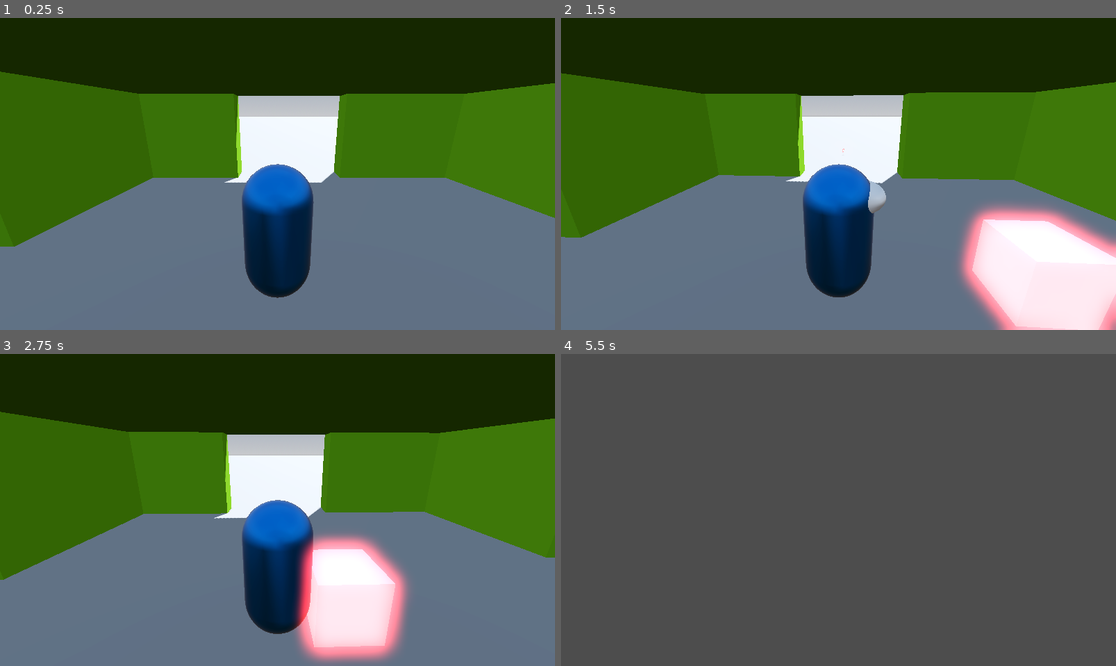
Above: before the commit, frames 1-4 (two rows, left to right).
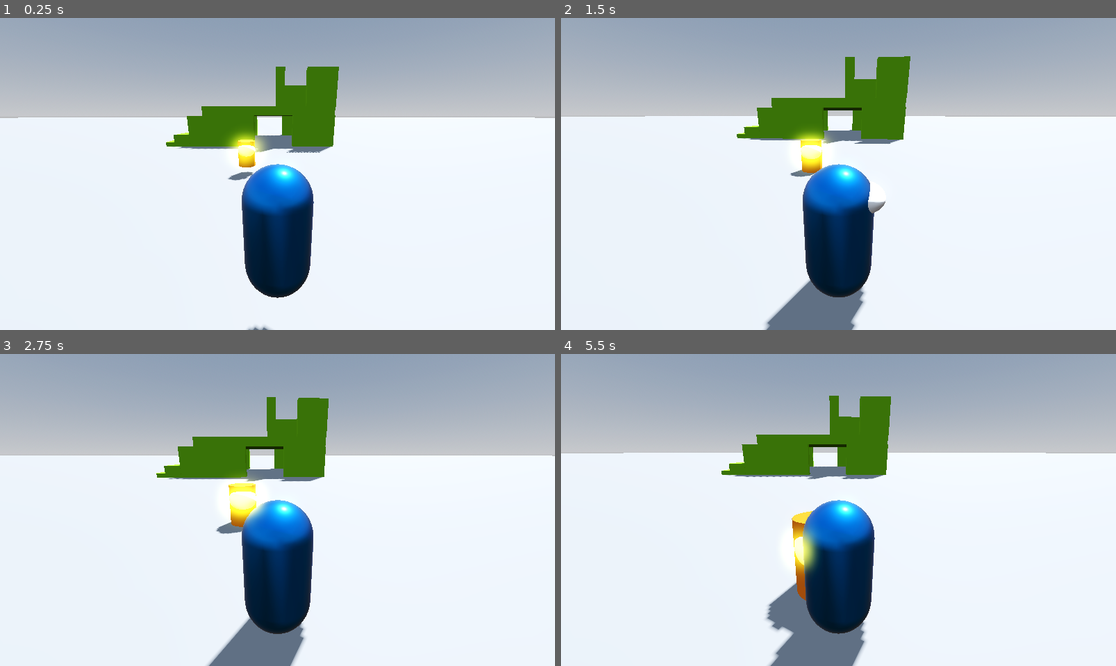
Above: after the commit, the same moments.

Repository: ArmanAmeri/3d-intro
Game: Godot game, scene res://Scenes/main.tscn
The game is run twice, just before and just after one commit, with the same random seed, the same clock (stepped at 60 frames per second) and the same inputs.
Inputs (mouse positions are in pixels of both pictures, inside the frame that each line leads up to):
- Up to frame 1 (0.25 s): no input
- Up to frame 2 (1.5 s): tap Enter (ui_accept) at 0.5, 0.77 s; move the mouse to (866, 174) at 0.52 s; tap A (a) at 0.6 s; tap D (d) at 0.8, 1.35 s; move the mouse to (810, 174) at 1.27 s
- Up to frame 3 (2.75 s): tap Enter (ui_accept) at 1.52 s; tap S (s) at 1.55, 2.1 s; move the mouse to (288, 503) at 2.02 s; tap W (w) at 2.3 s
- Up to frame 4 (5.5 s): move the mouse to (832, 516) at 2.77 s; tap W (w) at 2.85, 5.3 s; tap Enter (ui_accept) at 3.02, 3.77, 4.52 s; tap A (a) at 3.05, 3.6 s; move the mouse to (877, 513) at 3.52 s; tap D (d) at 3.8, 4.35 s; move the mouse to (794, 506) at 4.27 s; tap S (s) at 4.55, 5.1 s; move the mouse to (844, 510) at 5.02 s

The runs differ from the first frame. In frame 1, 93% of the frame differs, in the area x 0-100%, y 0-100%; in frame 2, 85%; in frame 3, 89%; in frame 4, 100%.
Error before the commit: Invalid access to property or key 'position' on a base object of type 'previously freed'. (res://Scenes/rangad_anamey.gd:30)

Commit message:
lasers now hurt

Diff:
--- a/Scenes/laser.tscn
+++ b/Scenes/laser.tscn
@@ -44,4 +44,5 @@
 transform = Transform3D(0.970701, 0, 0, 0, -4.24307e-08, -0.970701, 0, 0.970701, -4.24307e-08, 0, 0, 0)
 shape = SubResource("CylinderShape3D_0ajo7")
 
+[connection signal="body_entered" from="." to="." method="_on_body_entered"]
 [connection signal="timeout" from="Utilities/Timer" to="." method="_on_timer_timeout"]
--- a/Scenes/main.tscn
+++ b/Scenes/main.tscn
@@ -1,8 +1,7 @@
-[gd_scene load_steps=9 format=3 uid="uid://dihy6wuibgplv"]
+[gd_scene load_steps=8 format=3 uid="uid://dihy6wuibgplv"]
 
 [ext_resource type="PackedScene" uid="uid://buce3731mh8jo" path="res://Scenes/player.tscn" id="1_al1kw"]
-[ext_resource type="PackedScene" uid="uid://diiu8sy85tg4f" path="res://Scenes/anemy.tscn" id="3_45jyr"]
-[ext_resource type="PackedScene" uid="uid://bo4qc0s6sn8hr" path="res://Scenes/rangad_anamey.tscn" id="3_mgvyx"]
+[ext_resource type="PackedScene" uid="uid://du3w2mg154swb" path="res://Scenes/rangad_anamey.tscn" id="3_mgvyx"]
 
 [sub_resource type="ProceduralSkyMaterial" id="ProceduralSkyMaterial_psyh5"]
 sky_horizon_color = Color(0.64625, 0.65575, 0.67075, 1)
@@ -34,6 +33,7 @@
 shadow_enabled = true
 
 [node name="CharacterBody3D" parent="." instance=ExtResource("1_al1kw")]
+transform = Transform3D(1, 0, 0, 0, 1, 0, 0, 0, 1, 1.9616, 2.1005, 29.1224)
 
 [node name="NavigationRegion3D" type="NavigationRegion3D" parent="."]
 navigation_mesh = SubResource("NavigationMesh_ddp6h")
@@ -143,6 +143,3 @@
 transform = Transform3D(1, 0, 0, 0, -4.37114e-08, 1, 0, -1, -4.37114e-08, 0.95085, 4.5, 0.481711)
 size = Vector3(14.9194, 14.9472, 1)
 material = SubResource("StandardMaterial3D_s8lxt")
-
-[node name="anemy" parent="." instance=ExtResource("3_45jyr")]
-transform = Transform3D(1, 0, 0, 0, 1, 0, 0, 0, 1, 6.14508, 1.30071, 0)
--- a/Scripts/laser.gd
+++ b/Scripts/laser.gd
@@ -18,17 +18,11 @@
 
 
 func _on_body_entered(body):
-	if body.has_method("hit"): #or <if "hit" in body:>
-		body.hit()
-	queue_free()
-
-
-func _on_hit_box_body_entered(body):
-	print("entered: ", body)
-	if body.has_method("take_damage"):
+	if body.has_method("take_damage") and body is Player:
 			body.take_damage(damage)
 			queue_free()
 
 
+
 func _on_timer_timeout() -> void:
 	queue_free()
--- a/Scripts/player.gd
+++ b/Scripts/player.gd
@@ -1,6 +1,9 @@
 extends CharacterBody3D
 
+class_name Player
+
 signal hurt()
+
 
 @onready var twist_pivot: Node3D = $TwistPivot
 @onready var pitch_pivot: Node3D = $TwistPivot/PitchPivot
